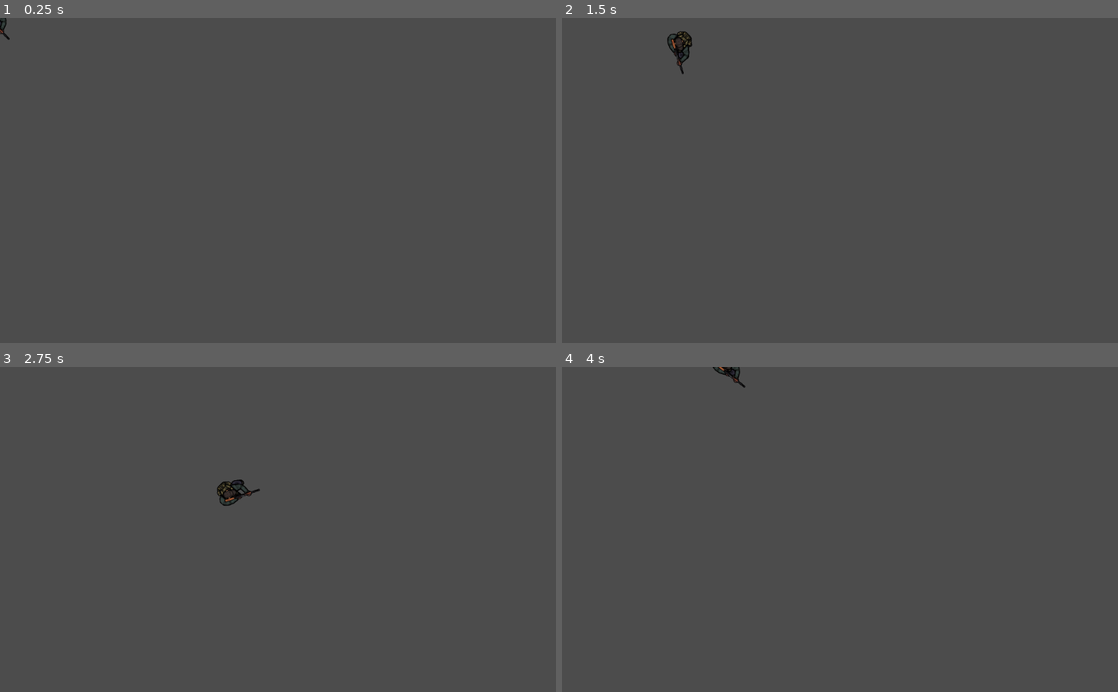
Above: before the commit, frames 1-4 (two rows, left to right).
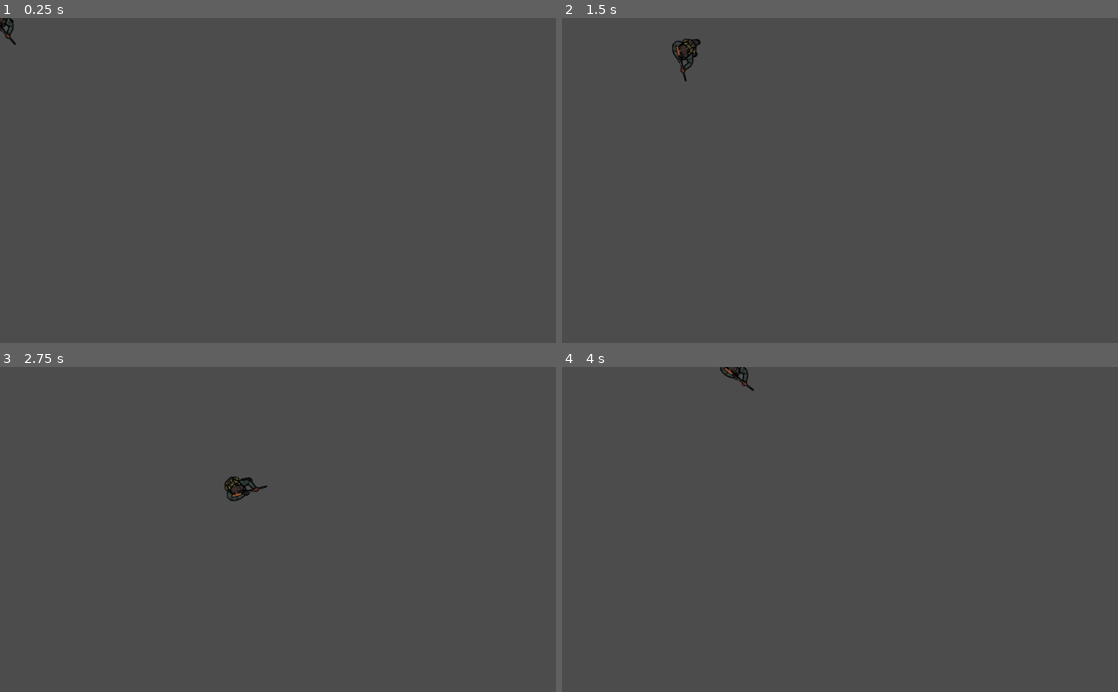
Above: after the commit, the same moments.

Repository: emilnymann/Zombies
Game: Godot game, scene res://scenes/DevWorld.tscn
The game is run twice, just before and just after one commit, with the same random seed, the same clock (stepped at 60 frames per second) and the same inputs.
Inputs (mouse positions are in pixels of both pictures, inside the frame that each line leads up to):
- Up to frame 1 (0.25 s): no input
- Up to frame 2 (1.5 s): move the mouse to (962, 164) at 0.52 s; hold D (move_right) 0.53-1.28 s; move the mouse to (728, 196) at 1.27 s; hold S (move_down) from 1.28 s (still down)
- Up to frame 3 (2.75 s): move the mouse to (333, 458) at 2.02 s; release S (move_down) at 2.03 s; hold D (move_right) from 2.03 s (still down)
- Up to frame 4 (4 s): move the mouse to (812, 594) at 2.77 s; release D (move_right) at 2.78 s; hold W (move_up) 2.78-3.53 s; move the mouse to (1006, 578) at 3.52 s; hold A (move_left) from 3.53 s (still down)

The runs differ from the first frame. In frame 1, 0.1% of the frame differs, in the area x 0-3%, y 0-9%; in frame 2, 0.4%, in the area x 18-25%, y 4-20%; in frame 3, 0.3%; in frame 4, 0.2%.

Commit message:
Update DevWorld.tscn
Fix relative scale and position of Player and its child nodes

Diff:
--- a/scenes/DevWorld.tscn
+++ b/scenes/DevWorld.tscn
@@ -431,13 +431,14 @@
 frames = SubResource( 1 )
 animation = "idle"
 playing = true
+offset = Vector2( 52.8, -13.19 )
 
 [node name="Body" type="AnimatedSprite" parent="Player"]
 frames = SubResource( 2 )
 animation = "move_rifle"
-frame = 17
+frame = 3
 playing = true
+offset = Vector2( 52.8, -13.19 )
 
 [node name="Collision" type="CollisionShape2D" parent="Player"]
-position = Vector2( -43.25, 10.7 )
 shape = SubResource( 3 )
